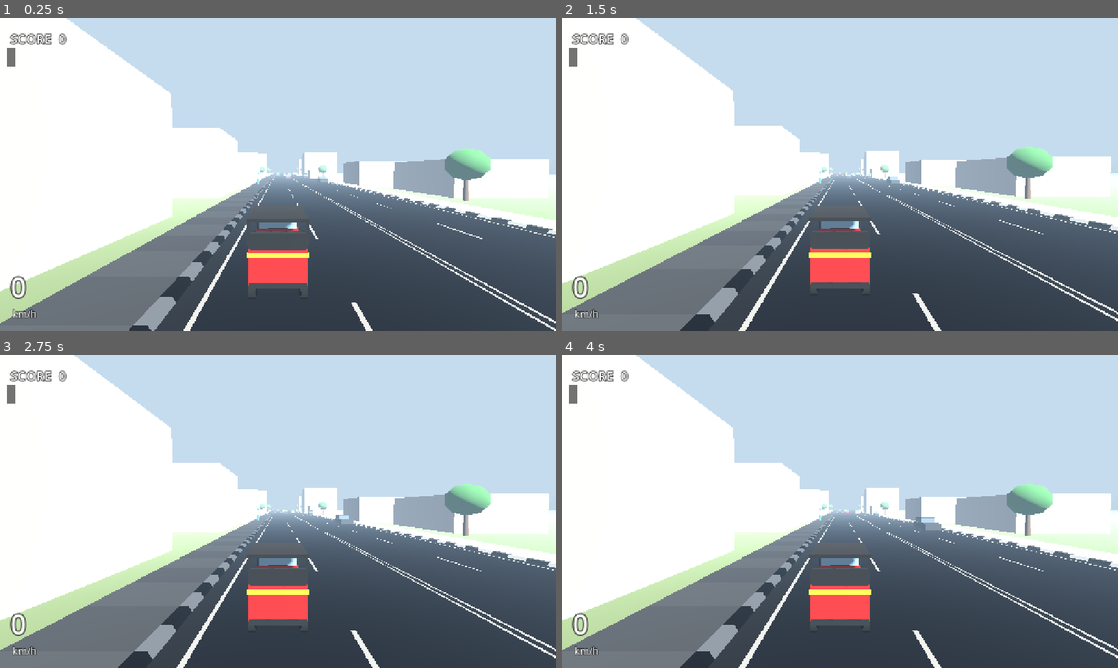
Above: before the commit, frames 1-4 (two rows, left to right).
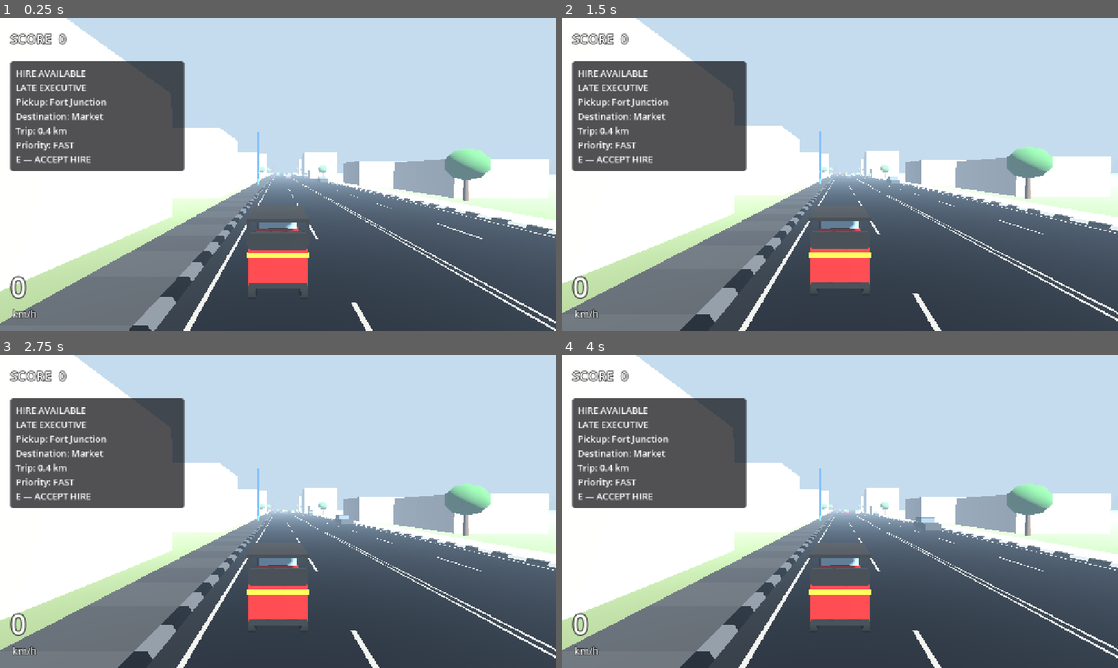
Above: after the commit, the same moments.

Repository: chaven-sl/TukTukColombo
Game: Godot game, scene res://scenes/bootstrap/bootstrap.tscn
Same seed, same stepped clock (60 frames per second), same inputs: the game is played once before the commit and once after it.
Inputs (mouse positions are in pixels of both pictures, inside the frame that each line leads up to):
- Up to frame 1 (0.25 s): no input
- Up to frame 2 (1.5 s): move the mouse to (962, 158) at 0.52 s; hold D (steer_right) 0.53-1.25 s; hold H (horn) 0.53-1.25 s; click (962, 158) at 0.67 s; tap Enter at 1.25 s; drag from (728, 190) to (812, 237) at 1.27 s
- Up to frame 3 (2.75 s): move the mouse to (333, 442) at 2.02 s; hold D (steer_right) from 2.03 s (still down); hold H (horn) from 2.03 s (still down)
- Up to frame 4 (4 s): release D (steer_right) at 2.75 s; release H (horn) at 2.75 s; drag from (812, 574) to (673, 464) at 2.77 s; move the mouse to (1006, 558) at 3.52 s; hold A (steer_left) from 3.53 s (still down); hold H (horn) from 3.53 s (still down)

The runs differ from the first frame. In frame 1, 11% of the frame differs, in the area x 1-47%, y 9-54%; in frame 2, 11%; in frame 3, 11%; in frame 4, 11%.
Error before the commit: Parse Error: Identifier "VehicleDamageState" not declared in the current scope. (res://scripts/ui/notification_presenter.gd:88)
Error after the commit: Invalid access to property or key 'vehicle_damage_changed' on a base object of type 'Node (event_bus.gd)'. (res://scripts/rides/ride_manager.gd:82)

Commit message:
feat(vehicle): crash damage states, recovery and VEHICLE_DISABLED ride failure
CollisionEvent carries the hit body + approach speed (TukController stays
map-agnostic). VehicleDamageState: LIGHT (<16 km/h) / HARD (16-33 km/h,
DAMAGED: engine cut then limp) / DISABLING (>=33 km/h or HARD while
damaged: engine off, ~2 s, road reset). Applied in the input layer (priority
-5), physics untouched; post-reset grace prevents loops. CrashEffects: pooled
dust, sparks, smoke. An active ride fails with VEHICLE_DISABLED (no fare);
boarding waits for an evading passenger to settle.

Co-Authored-By: Claude Opus 5.5 <noreply@anthropic.com>

Diff:
--- /dev/null
+++ b/data/vehicles/vehicle_damage_config.gd
@@ -0,0 +1,21 @@
+class_name VehicleDamageConfig
+extends Resource
+## Crash consequence tunables (v0.03A2). PROTOTYPE BASELINE. Not an RPG health
+## bar: an incident/recovery state. Speeds are km/h of the impact's velocity
+## change (CollisionEvent.impact_speed_kmh) — measured head-on into a building
+## the tuk stops dead, so the change ≈ the approach speed (15→15, 22→22,
+## 30→30, 40→40, 50→48 km/h); glancing hits produce a smaller change.
+
+## Below this: LIGHT (scrape / slow bump) — no damage, keep driving.
+@export var hard_min_kmh := 16.0
+## At or above this: DISABLING. Between: HARD → DAMAGED.
+@export var disabling_min_kmh := 33.0
+## HARD: engine cut (immobilised) for this long, then limp.
+@export var immobilised_seconds := 1.2
+## DAMAGED limp: throttle scale and how long until HEALTHY again.
+@export_range(0.1, 1.0) var limp_throttle := 0.6
+@export var limp_seconds := 8.0
+## DISABLED: total time before the road reset (comes to rest first).
+@export var recovery_delay := 2.0
+## After a reset, impacts are ignored this long (prevents reset loops).
+@export var post_reset_grace := 1.5
--- /dev/null
+++ b/resources/vehicles/vehicle_damage.tres
@@ -0,0 +1,6 @@
+[gd_resource type="Resource" script_class="VehicleDamageConfig" load_steps=2 format=3]
+
+[ext_resource type="Script" path="res://data/vehicles/vehicle_damage_config.gd" id="1"]
+
+[resource]
+script = ExtResource("1")
--- a/scripts/player/collision_event.gd
+++ b/scripts/player/collision_event.gd
@@ -14,6 +14,13 @@
 ## Direction of the impulse the player received (horizontal, normalised).
 var impulse_direction := Vector3.ZERO
 var other_agent_id := -1
+## v0.03A2: the body that was hit (null for rollovers). Classified by the world
+## layer (WorldSurface.of_body); the controller itself stays map-agnostic.
+var other_body: Node3D = null
+## Speed along the tuk's own forward axis just before the impact (km/h), and
+## how head-on the impact was (1 = straight into the front, 0 = glancing).
+var approach_speed_kmh := 0.0
+var frontal := 0.0
 var timestamp := 0.0
 
 
--- /dev/null
+++ b/scripts/player/crash_effects.gd
@@ -0,0 +1,68 @@
+class_name CrashEffects
+extends Node3D
+## Cheap crash feedback (v0.03A2): one-shot dust/debris burst and sparks at
+## the impact point, lingering smoke on a damaged tuk. Pre-built CPU particle
+## emitters (no allocation per crash). No explosions, no fire.
+
+var _dust: CPUParticles3D
+var _sparks: CPUParticles3D
+var _smoke: CPUParticles3D
+
+
+func _ready() -> void:
+	_dust = _emitter(28, 0.9, Color(0.62, 0.56, 0.46), 0.22, 3.5)
+	_sparks = _emitter(16, 0.35, Color(1.0, 0.8, 0.35), 0.05, 7.0)
+	_smoke = _emitter(18, 2.2, Color(0.3, 0.3, 0.32, 0.8), 0.35, 0.8)
+	_smoke.one_shot = false
+	_smoke.emitting = false
+	_smoke.gravity = Vector3(0, 1.2, 0)
+
+
+func _emitter(amount: int, life: float, color: Color, size: float, speed: float) -> CPUParticles3D:
+	var p := CPUParticles3D.new()
+	p.amount = amount
+	p.lifetime = life
+	p.one_shot = true
+	p.explosiveness = 0.9
+	p.emitting = false
+	p.direction = Vector3.UP
+	p.spread = 70.0
+	p.initial_velocity_min = speed * 0.5
+	p.initial_velocity_max = speed
+	p.gravity = Vector3(0, -9.8, 0)
+	p.scale_amount_min = 0.6
+	p.scale_amount_max = 1.2
+	var mesh := BoxMesh.new()
+	mesh.size = Vector3.ONE * size
+	p.mesh = mesh
+	var mat := StandardMaterial3D.new()
+	mat.shading_mode = BaseMaterial3D.SHADING_MODE_UNSHADED
+	mat.albedo_color = color
+	if color.a < 1.0:
+		mat.transparency = BaseMaterial3D.TRANSPARENCY_ALPHA
+	mat.vertex_color_use_as_albedo = false
+	p.material_override = mat
+	p.cast_shadow = GeometryInstance3D.SHADOW_CASTING_SETTING_OFF
+	add_child(p)
+	return p
+
+
+func impact(tier: VehicleDamageState.Tier, at: Vector3, normal: Vector3) -> void:
+	if tier == VehicleDamageState.Tier.NONE:
+		return
+	_dust.global_position = at + Vector3.UP * 0.4
+	_dust.direction = (normal + Vector3.UP).normalized()
+	_dust.restart()
+	if tier != VehicleDamageState.Tier.LIGHT:
+		_sparks.global_position = at + Vector3.UP * 0.6
+		_sparks.restart()
+
+
+func set_smoke(vehicle: Node3D, on: bool) -> void:
+	if on:
+		if _smoke.get_parent() != vehicle:
+			_smoke.reparent(vehicle, false)
+			_smoke.position = Vector3(0, 1.0, -0.9)
+		_smoke.emitting = true
+	else:
+		_smoke.emitting = false
--- a/scripts/player/tuk_controller.gd
+++ b/scripts/player/tuk_controller.gd
@@ -360,6 +360,10 @@
 	ev.position = global_position
 	ev.impulse_direction = (-delta_v).normalized()
 	ev.other_agent_id = agent.agent_id if agent != null else -1
+	ev.other_body = body as Node3D
+	var fwd := -global_transform.basis.z
+	ev.approach_speed_kmh = absf(_prev_velocity.dot(fwd)) * 3.6
+	ev.frontal = clampf(absf(ev.impulse_direction.dot(fwd)), 0.0, 1.0)
 	ev.timestamp = now
 	if ev.severity == CollisionEvent.Severity.MAJOR:
 		_pending_major_slowdown = true
--- /dev/null
+++ b/scripts/player/vehicle_damage_manager.gd
@@ -0,0 +1,100 @@
+class_name VehicleDamageManager
+extends Node
+## Crash consequences for the player tuk (v0.03A2). Listens to
+## EventBus.collision_event (WORLD hits only; the body is classified by
+## WorldSurface), drives VehicleDamageState, and applies the result in the
+## INPUT layer (throttle cut / limp scale, engine off when DISABLED) — the
+## approved vehicle physics are not touched.
+##
+## DISABLED → the tuk comes to rest → ~2 s recovery presentation → road
+## reset via WorldRecoveryManager → HEALTHY (+ short grace, no reset loops).
+## An active ride fails (RideManager listens to vehicle_damage_changed).
+
+@export var config: VehicleDamageConfig
+
+var player: TukController
+var recovery: WorldRecoveryManager
+var state: VehicleDamageState
+var last_tier: VehicleDamageState.Tier = VehicleDamageState.Tier.NONE
+var disabled_time := 0.0
+
+# Diagnostics.
+var stats_light := 0
+var stats_hard := 0
+var stats_disabling := 0
+var stats_resets := 0
+
+var _effects: CrashEffects
+
+
+func _ready() -> void:
+	# After the input sources (-10), before the vehicle (0).
+	process_physics_priority = -5
+	if config == null:
+		config = VehicleDamageConfig.new()
+	state = VehicleDamageState.new(config)
+
+
+func setup(p_player: TukController, p_recovery: WorldRecoveryManager, p_effects: CrashEffects) -> void:
+	player = p_player
+	recovery = p_recovery
+	_effects = p_effects
+	EventBus.collision_event.connect(on_collision)
+	player.was_reset.connect(_on_reset)  # any reset/teleport: back to HEALTHY
+
+
+func on_collision(event: CollisionEvent) -> void:
+	var tier := VehicleDamageState.tier_for(event, config)
+	if tier == VehicleDamageState.Tier.NONE:
+		return
+	last_tier = tier
+	match tier:
+		VehicleDamageState.Tier.LIGHT:
+			stats_light += 1
+		VehicleDamageState.Tier.HARD:
+			stats_hard += 1
+		VehicleDamageState.Tier.DISABLING:
+			stats_disabling += 1
+	EventBus.world_impact.emit(int(tier), event.position, int(WorldSurface.of_body(event.other_body)))
+	if _effects != null:
+		_effects.impact(tier, event.position, event.impulse_direction)
+	if state.on_impact(tier):
+		if state.state == VehicleDamageState.State.DISABLED:
+			disabled_time = 0.0
+		EventBus.vehicle_damage_changed.emit(int(state.state))
+		if _effects != null:
+			_effects.set_smoke(player, state.state != VehicleDamageState.State.HEALTHY)
+
+
+func _physics_process(delta: float) -> void:
+	if player == null:
+		return
+	if state.tick(delta):
+		EventBus.vehicle_damage_changed.emit(int(state.state))
+		if _effects != null:
+			_effects.set_smoke(player, false)
+	var input := player.input
+	input.throttle *= state.throttle_scale()
+	if state.state == VehicleDamageState.State.DISABLED:
+		input.throttle = 0.0
+		input.steer = 0.0
+		input.brake = 0.0
+		input.handbrake = true
+		disabled_time += delta
+		if disabled_time >= config.recovery_delay and (player.speed_kmh < 3.0 or disabled_time > config.recovery_delay + 2.0):
+			stats_resets += 1
+			disabled_time = -1000.0  # one reset per disable
+			recovery.recover("disabled")
+
+
+func _on_reset() -> void:
+	var was := state.state
+	state.recovered()
+	if _effects != null:
+		_effects.set_smoke(player, false)
+	if was != VehicleDamageState.State.HEALTHY:
+		EventBus.vehicle_damage_changed.emit(int(state.state))
+
+
+func state_name() -> String:
+	return VehicleDamageState.State.keys()[state.state]
--- /dev/null
+++ b/scripts/player/vehicle_damage_state.gd
@@ -0,0 +1,87 @@
+class_name VehicleDamageState
+extends RefCounted
+## Pure crash-consequence state (v0.03A2), unit tested:
+##
+##   HEALTHY ──HARD──▶ DAMAGED (engine cut briefly, then limp) ──timer──▶ HEALTHY
+##      │                 │
+##      └──DISABLING──▶ DISABLED ◀──HARD while DAMAGED
+##                         └── recovery (road reset) ──▶ HEALTHY
+##
+## Only solid world structures (BUILDING / WALL / PROP) damage the tuk.
+## Kerbs, forecourt and traffic never do (traffic has its own incident system).
+
+enum State { HEALTHY, DAMAGED, DISABLED }
+enum Tier { NONE, LIGHT, HARD, DISABLING }
+
+var config: VehicleDamageConfig
+var state: State = State.HEALTHY
+var immobilised_left := 0.0
+var limp_left := 0.0
+var grace_left := 0.0
+
+
+func _init(p_config: VehicleDamageConfig = null) -> void:
+	config = p_config if p_config != null else VehicleDamageConfig.new()
+
+
+static func tier_for(event: CollisionEvent, cfg: VehicleDamageConfig) -> Tier:
+	if event == null or event.kind != CollisionEvent.Kind.WORLD:
+		return Tier.NONE
+	if not WorldSurface.is_solid_structure(WorldSurface.of_body(event.other_body)):
+		return Tier.NONE
+	var kmh := event.impact_speed_kmh()
+	if kmh >= cfg.disabling_min_kmh:
+		return Tier.DISABLING
+	if kmh >= cfg.hard_min_kmh:
+		return Tier.HARD
+	return Tier.LIGHT
+
+
+## Applies an impact; returns true if the state changed.
+func on_impact(tier: Tier) -> bool:
+	if grace_left > 0.0 or state == State.DISABLED:
+		return false
+	match tier:
+		Tier.DISABLING:
+			state = State.DISABLED
+			return true
+		Tier.HARD:
+			if state == State.DAMAGED:
+				state = State.DISABLED
+			else:
+				state = State.DAMAGED
+				immobilised_left = config.immobilised_seconds
+				limp_left = config.limp_seconds
+			return true
+	return false
+
+
+## Advances timers; returns true if the state changed (DAMAGED → HEALTHY).
+func tick(delta: float) -> bool:
+	grace_left = maxf(grace_left - delta, 0.0)
+	if state != State.DAMAGED:
+		return false
+	immobilised_left = maxf(immobilised_left - delta, 0.0)
+	limp_left -= delta
+	if limp_left <= 0.0:
+		state = State.HEALTHY
+		return true
+	return false
+
+
+## Multiplier applied to the driver's throttle input (input layer only —
+## vehicle physics are untouched).
+func throttle_scale() -> float:
+	match state:
+		State.DISABLED:
+			return 0.0
+		State.DAMAGED:
+			return 0.0 if immobilised_left > 0.0 else config.limp_throttle
+	return 1.0
+
+
+func recovered() -> void:
+	state = State.HEALTHY
+	immobilised_left = 0.0
+	limp_left = 0.0
+	grace_left = config.post_reset_grace
--- a/scripts/rides/ride_manager.gd
+++ b/scripts/rides/ride_manager.gd
@@ -79,6 +79,7 @@
 	EventBus.pedestrian_danger.connect(_on_pedestrian_danger)
 	EventBus.pedestrian_impact.connect(_on_pedestrian_impact)
 	EventBus.traffic_incident_started.connect(_on_traffic_incident)
+	EventBus.vehicle_damage_changed.connect(_on_vehicle_damage)
 	player.roll_state_changed.connect(_on_roll_state)
 
 
@@ -148,7 +149,9 @@
 		offers.release_back(offer)
 		_cancel_offer()
 		return
-	if d <= config.pickup_radius and player.speed_kmh <= config.pickup_max_speed_kmh and not player.is_tipped:
+	# A passenger jumping out of the way (v0.03A2) boards only once settled again.
+	if d <= config.pickup_radius and player.speed_kmh <= config.pickup_max_speed_kmh and not player.is_tipped \
+			and agent.state == HumanAgent.State.WAITING_FOR_PICKUP:
 		var behaviour := agent.behaviour as PassengerBehaviour
 		behaviour.begin_boarding(agent, _seat, _boarding_point, config.boarding_seconds)
 		set_state(RideState.BOARDING)
@@ -214,7 +217,13 @@
 		_say(reactions.arrival_key(result.satisfaction.final_score))
 		set_state(RideState.COMPLETED)
 	else:
-		_say("REACT_COLLISION" if reason == RideResult.FailReason.ROLLOVER else "REACT_PEDESTRIAN_DANGER")
+		match reason:
+			RideResult.FailReason.ROLLOVER:
+				_say("REACT_COLLISION")
+			RideResult.FailReason.VEHICLE_DISABLED:
+				_say(offer.profile.collision_reaction_key if not offer.profile.collision_reaction_key.is_empty() else "REACT_COLLISION")
+			_:
+				_say("REACT_PEDESTRIAN_DANGER")
 		set_state(RideState.FAILED)
 	last_result = result
 	result_ready.emit(result)
@@ -300,6 +309,13 @@
 		reactions.on_incident()
 
 
+## v0.03A2: a disabling crash (tuk needs a road reset) ends an active ride —
+## no fare. Earlier states simply continue/cancel after the reset.
+func _on_vehicle_damage(damage_state: int) -> void:
+	if state == RideState.ACTIVE and damage_state == VehicleDamageState.State.DISABLED:
+		_finish(RideResult.Outcome.FAILED, RideResult.FailReason.VEHICLE_DISABLED)
+
+
 func _on_roll_state(roll_state: TukController.RollState) -> void:
 	if state == RideState.ACTIVE and roll_state == TukController.RollState.TWO_WHEEL:
 		reactions.on_two_wheel()
--- a/scripts/rides/ride_result.gd
+++ b/scripts/rides/ride_result.gd
@@ -3,7 +3,7 @@
 ## Outcome of one ride, for the result card, saves and tests.
 
 enum Outcome { COMPLETED, FAILED }
-enum FailReason { NONE, PEDESTRIAN_IMPACT, ROLLOVER }
+enum FailReason { NONE, PEDESTRIAN_IMPACT, ROLLOVER, VEHICLE_DISABLED }
 
 var outcome: Outcome = Outcome.COMPLETED
 var fail_reason: FailReason = FailReason.NONE
Not shown, added: data/vehicles/vehicle_damage_config.gd.uid
Not shown, added: scripts/player/crash_effects.gd.uid
Not shown, added: scripts/player/vehicle_damage_manager.gd.uid
Not shown, added: scripts/player/vehicle_damage_state.gd.uid
